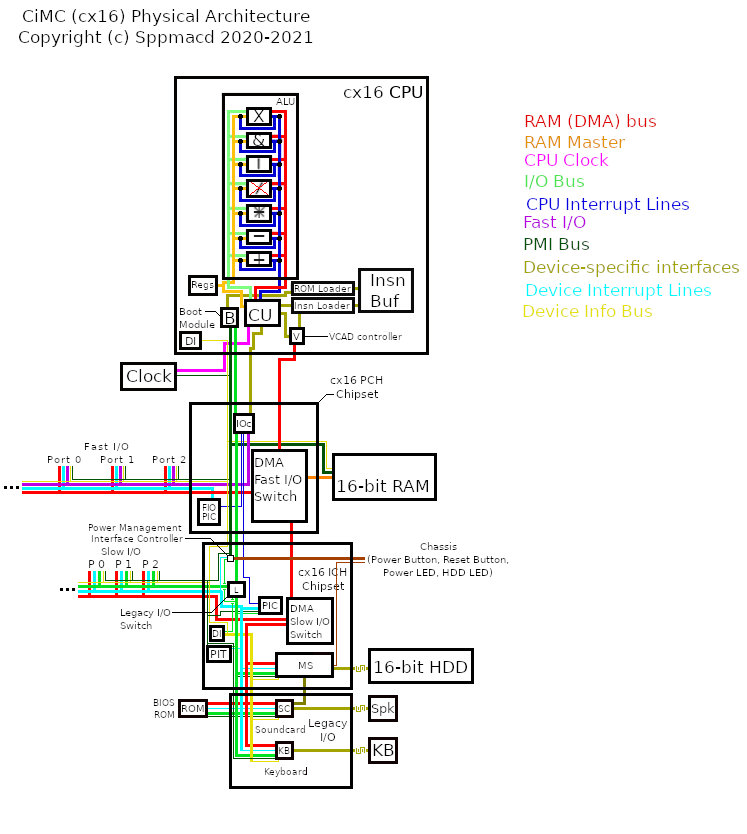
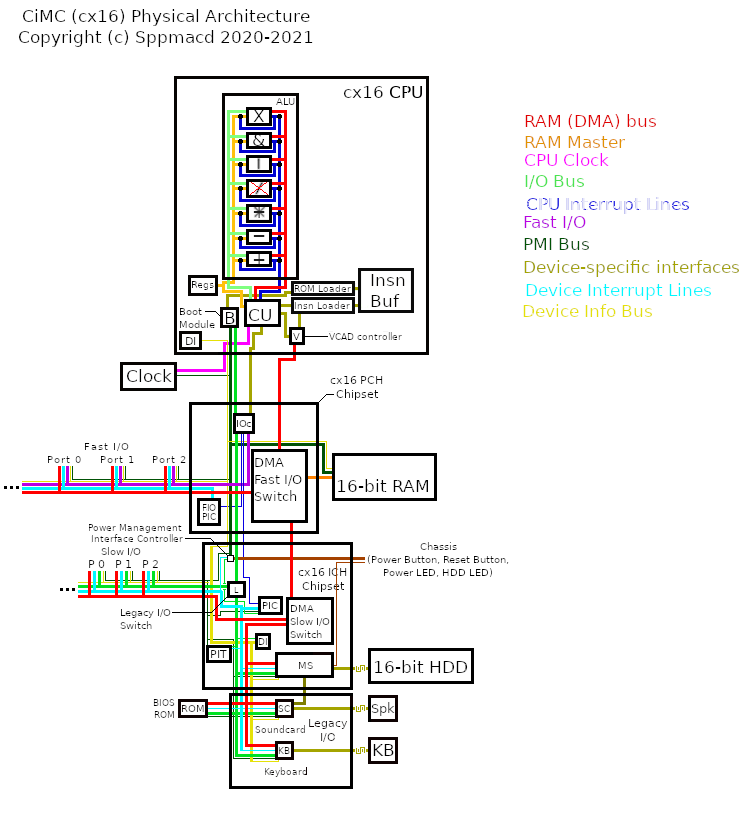
Layered file, before and after one edit (747x834). Changes by layer:
added layer "Borders" above "CPU_ALU_IN" over box(38, 10, 686, 773)
added layer "CPU_ALU_IN" above "CPU_ALU_OUT" over box(257, 113, 287, 299)
added layer "CPU_ALU_OUT" above "CPU_ALU_OP" over box(231, 113, 578, 299)
added layer "CPU_ALU_OP" above "CPU_REG" over box(239, 118, 686, 299)
added layer "CPU_REG" above "CPU_IIO" over box(221, 115, 246, 285)
added layer "CPU_IIO" above "CPU_BUS" over box(249, 262, 615, 671)
added layer "CPU_BUS" above "CLK" over box(257, 287, 344, 307)
added layer "CLK" above "DMA" over box(182, 153, 601, 338)
added layer "DMA" above "IRQ_DEV" over box(58, 376, 293, 747)
added layer "IRQ_DEV" above "IRQ_CPU" over box(58, 283, 615, 751)
added layer "IRQ_CPU" above "FIO" over box(227, 441, 245, 604)
added layer "FIO" above "IO_BUS" over box(58, 216, 575, 486)
added layer "IO_BUS" above "DI" over box(88, 376, 271, 757)
added layer "DI" above "PMI" over box(58, 304, 615, 759)
added layer "PMI" above "SC2SPK" over box(88, 238, 575, 759)
added layer "CHS" above "IRAM" over box(234, 557, 311, 665)
painted on "Background" over box(38, 10, 686, 773)
